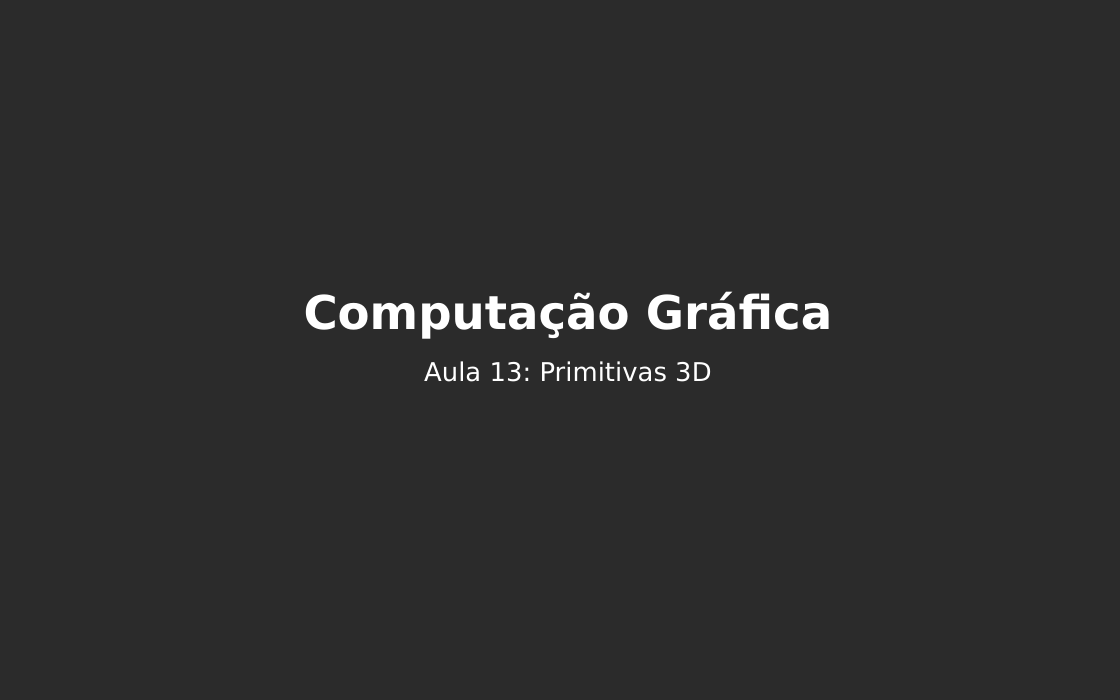
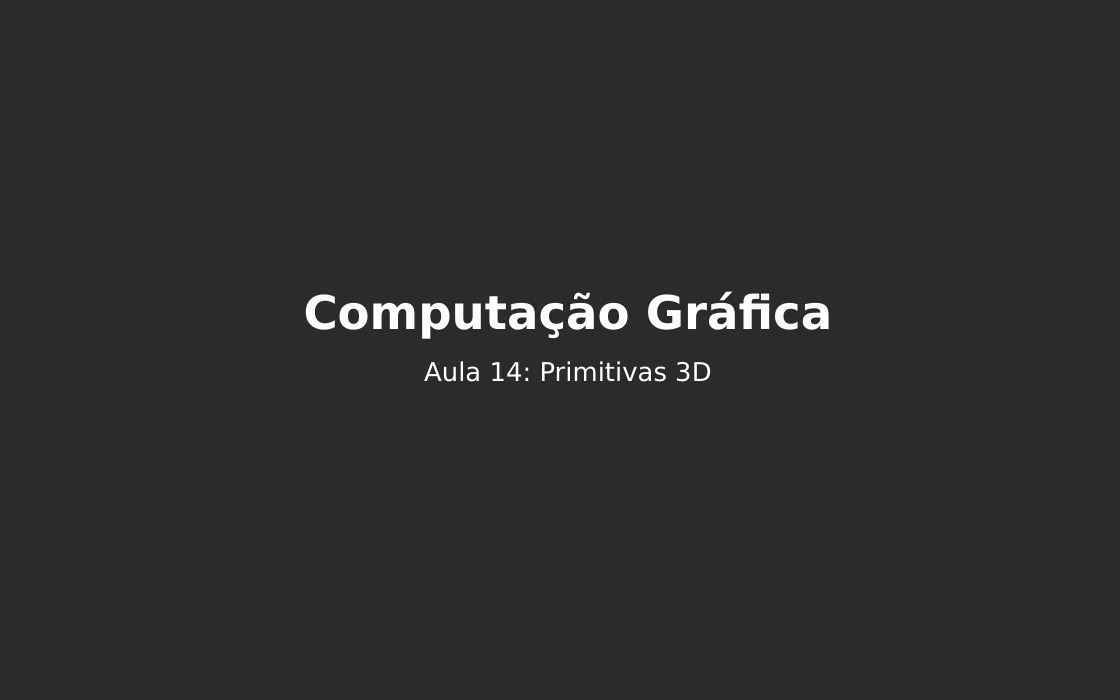
Before and after one commit to lpsoares/ComputacaoGrafica, a slide deck: slide 1 of aulas/14-primitivas_geometricas/aula14_primitivas_geometricas.pptx. Drawn at 1120x700 pixels with LibreOffice and Linux fonts; fonts in the diff are those of the drawing; background and template pictures are left out; a plain dark background stands for a picture behind light text. Boxes give left, top, right and bottom in pixels: in the first picture for what was removed or moved away, otherwise in the second. Text is boxed around its words. In the diff, an @@ line names an element or a change of style, - is before the commit and + after.

```diff
--- a/aulas/14-primitivas_geometricas/aula14_primitivas_geometricas.pptx
+++ b/aulas/14-primitivas_geometricas/aula14_primitivas_geometricas.pptx
@@ text at (x1=424, y1=361, x2=711, y2=382): text changed @@
-Aula 13: Primitivas 3D
+Aula 14: Primitivas 3D
```
Also in this commit, not shown: 1 slide added, 1 slide removed, 9 other files.
